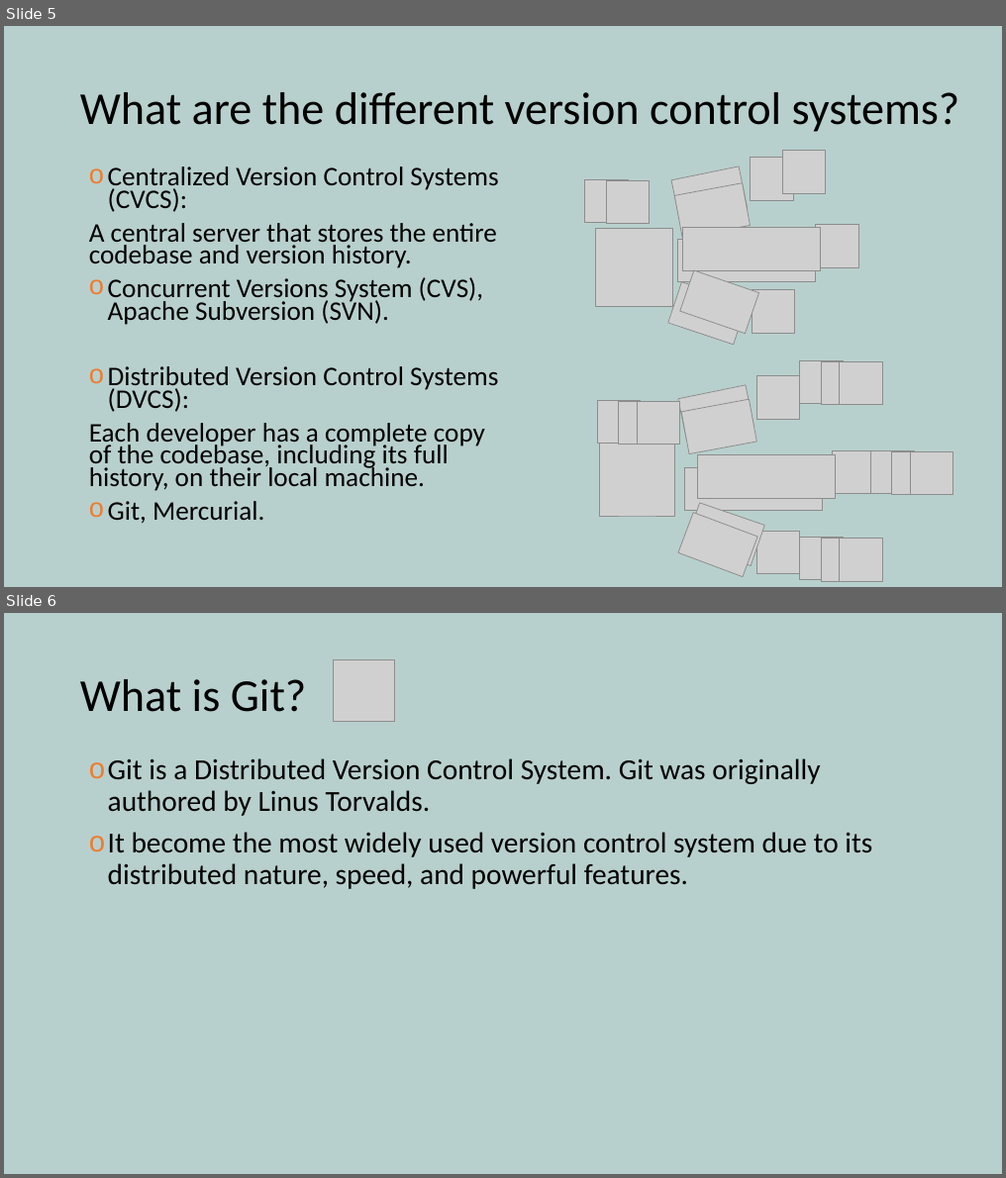
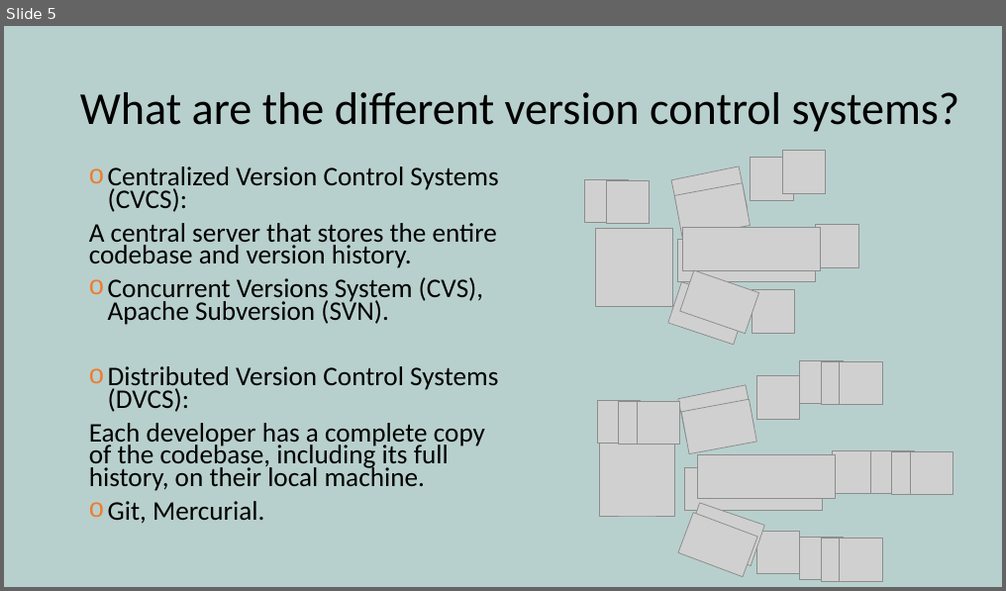
Before and after one commit to yetanothermasterylearning/git, a slide deck: 01. Introduction/Presentation/Introduction.pptx. Shown one above the other, each under a label of ours: slides 5 and 6 before the commit, slide 5 after it. The pictures are 1006x1178 and 1006x591 pixels, drawn with LibreOffice and Linux fonts; fonts in the diff are those of the drawing; grey boxes stand for pictures. Boxes give left, top, right and bottom in pixels: in the first picture for what was removed or moved away, otherwise in the second. Text is boxed around its words. In the diff, an @@ line names an element or a change of style, - is before the commit and + after.

```diff
--- a/01. Introduction/Presentation/Introduction.pptx
+++ b/01. Introduction/Presentation/Introduction.pptx
@@ slide 6 removed at bbox=[4, 613, 1002, 1174], background #B8D0CD @@
@@ picture removed at bbox=[334, 661, 394, 721] @@
@@ title removed at bbox=[80, 679, 307, 712] @@
-What is Git?
@@ text removed at bbox=[108, 759, 872, 889] @@
-o Git is a Distributed Version Control System. Git was originally authored by Linus Torvalds.
-o It become the most widely used version control system due to its distributed nature, speed, and powerful features.
```
Also in this commit, not shown: 1 slide changed, 11 other files.
